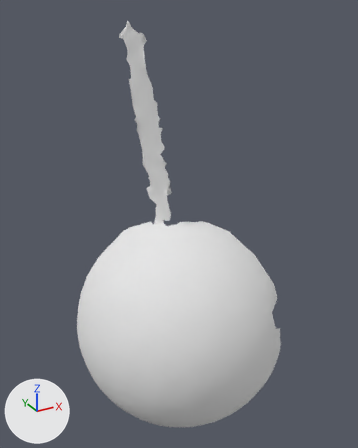
The OBJ model res/pendulum_horizontal/Pendulum_horizontal.000131.obj: old version first, new version second.
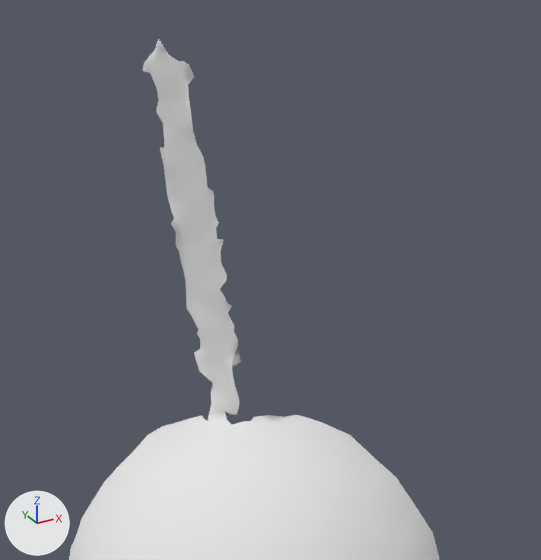
Each version is shown whole from a 50 mm lens placed at (67.0, -471.0, 394.0), pointed at (350.0, 44.0, 137.0), then close up on the part from 12% to 93% of the width and 0% to 67% of the height. Arrows for +X, +Y and +Z are at lower left; the lights stay in place. Where no turn or scale is listed for an object, it has been applied to the vertices.

Names of what the first close-up shows: 'Pendulum_horizontal.000131'.
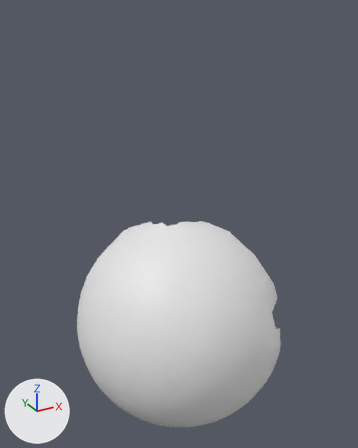
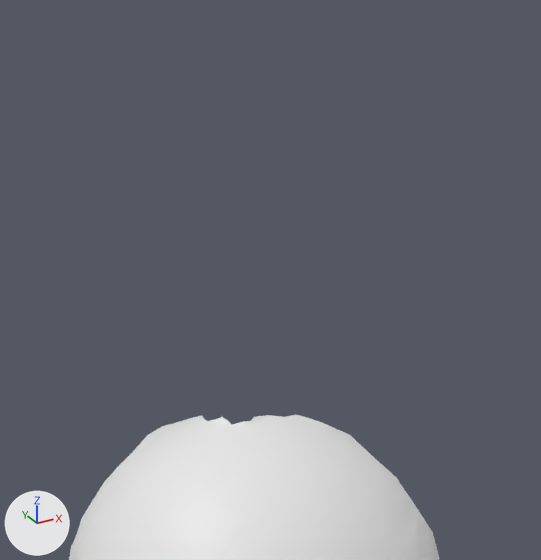
Where the change shows, as pixel boxes [x1, y1, x2, y2] in the close-ups (541 x 560 px):
'Pendulum_horizontal.000131', reshaped: before [69, 39, 439, 560]; after [69, 415, 439, 560]
part 1 of me_pendulum_horizontal_000131, deleted: before [142, 39, 241, 421]

The change, as a list of edits to the scene's bpy script:
```text
Change me_pendulum_horizontal_000131:
    used by ob_pendulum_horizontal_000131; location = (0.0, 0.0, 0.0)
    remove me_pendulum_horizontal_000131.from_pydata(...)  # 5516 vertices, 10855 faces; spans x 214.0..458.0, y -86.0..159.0, z -163.0..379.0
    remove me_pendulum_horizontal_000131.materials.append(mat_pendulum_horizontal_000131)  # white #e7e7e7
    add me_pendulum_horizontal_000131.from_pydata(...)  # 5053 vertices, 10017 faces; spans x 214.0..458.0, y -86.0..159.0, z -163.0..128.0
    me_pendulum_horizontal_000131 part 1: 463 vertices removed from x 303.0..351.0, y 60.0..114.0, z 129.0..379.0
```
